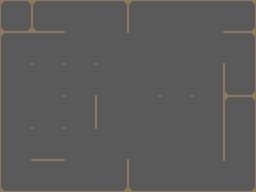
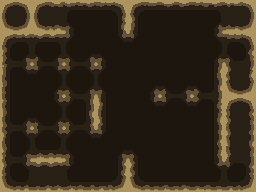
Two versions of the same layered image (256x192). Layer-by-layer changes:
added layer "SandShadowOverlay" above "SandDirtEdgeOverlay" over [2, 15, 254, 191]
added layer "SandDirtEdgeOverlay" above "SandEdgingOverlay" over [1, 1, 256, 191]
added layer "SandEdgingOverlay" above "BaseGrass copy" over [3, 4, 253, 189]
added layer "BaseGrass copy" above "BaseGrass" over [2, 2, 254, 190]
added layer "BaseDirt" above "Layer 12" over [0, 0, 256, 192]
renamed "Layer 1" to "Boarders", hid it, painted on it over [0, 0, 256, 192]
hid "Layer 5" over [0, 0, 256, 192]
